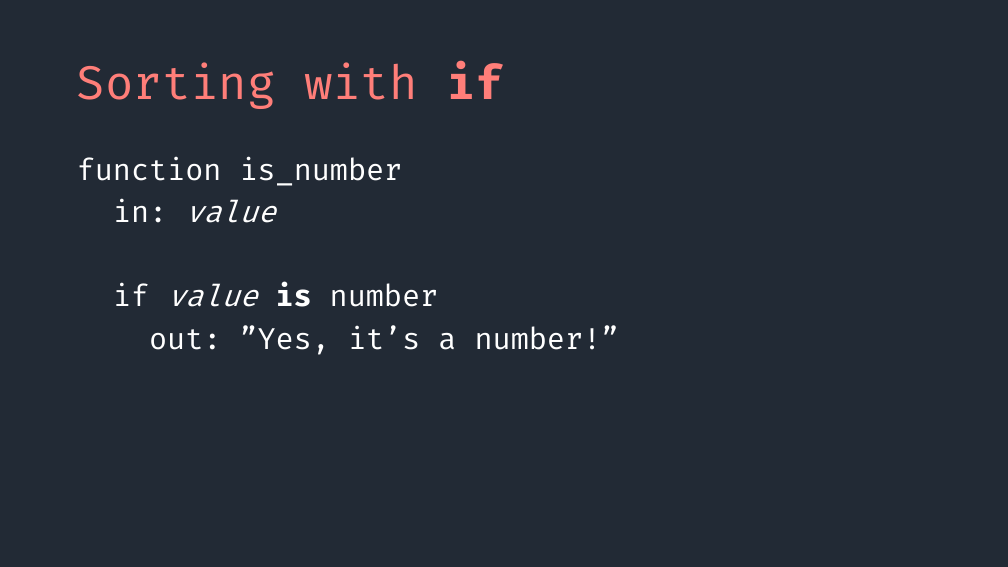
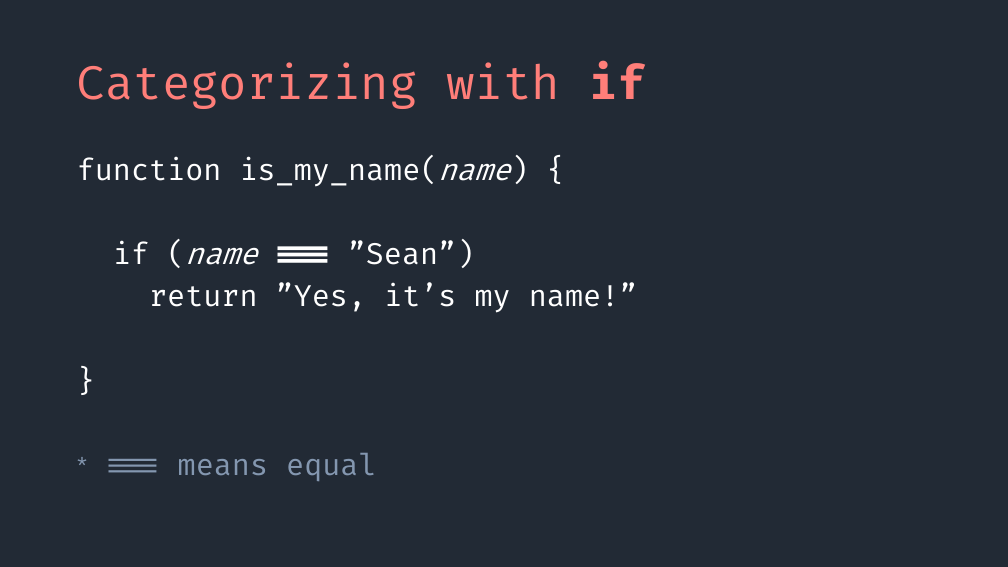
Before and after one commit to SeanMcP/college-career-day, a slide deck: slide 13 of presentation.pptx (slide 8 before the commit). Drawn at 1008x567 pixels with LibreOffice and Linux fonts; fonts in the diff are those of the drawing. Boxes give left, top, right and bottom in pixels: in the first picture for what was removed or moved away, otherwise in the second. Text is boxed around its words. In the diff, an @@ line names an element or a change of style, - is before the commit and + after.

```diff
--- a/presentation.pptx
+++ b/presentation.pptx
@@ title at [77, 62, 646, 109]: text changed @@
-Sorting with if
+Categorizing with if
@@ text at [77, 156, 638, 481]: text changed @@
-function is_number
-in: value
-if value is number
-out: ”Yes, it’s a number!”
+function is_my_name(name) {
+if (name === ”Sean”)
+return ”Yes, it’s my name!”
+}
+* === means equal
```
Also in this commit, not shown: 8 other slides changed, 17 slides added.
